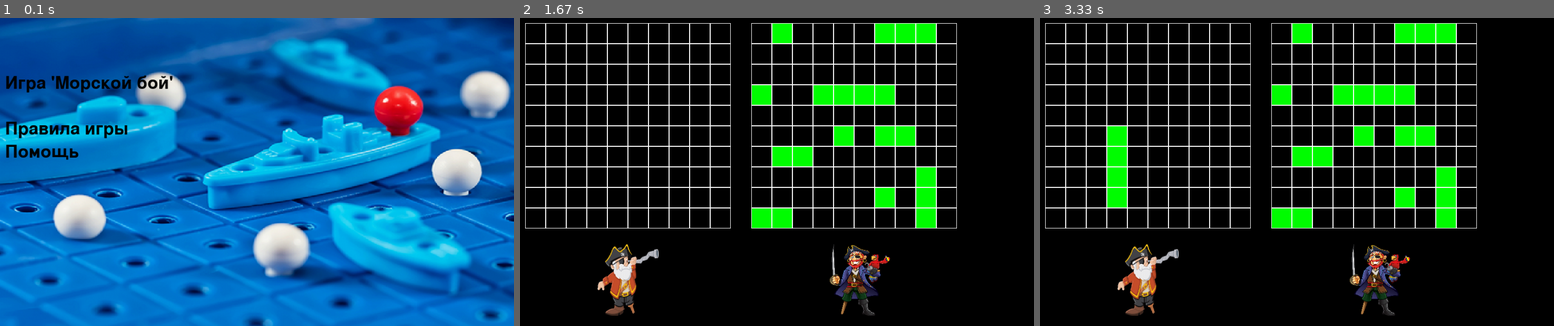
Above: before the commit, frames 1-3 (left to right).
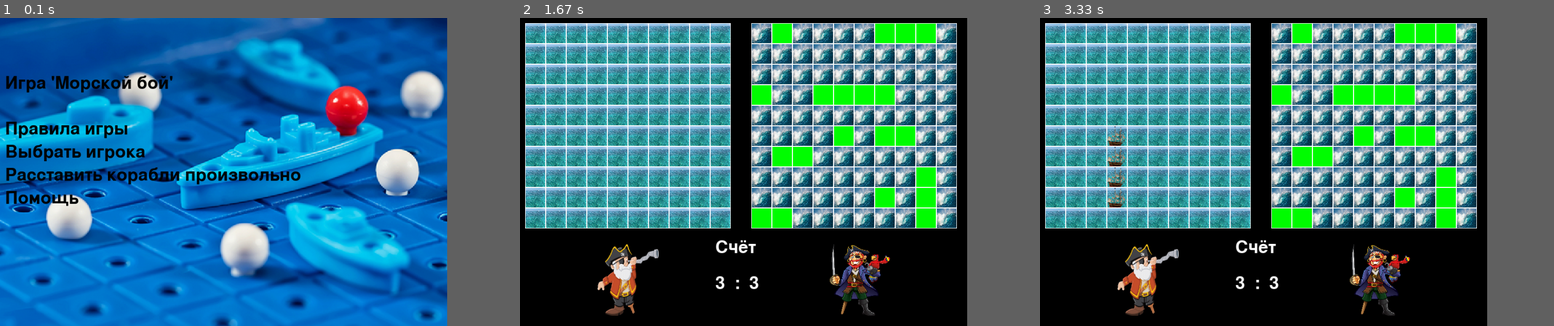
Above: after the commit, the same moments.

Repository: EkaterinaKopytina-Zhemchuzhnikova/pygame_project
Game: pygame game, started from board.py
Same seed, same stepped clock (60 frames per second), same inputs: the game is played once before the commit and once after it.
Inputs (mouse positions are in pixels of both pictures, inside the frame that each line leads up to):
- Up to frame 1 (0.1 s): no input
- Up to frame 2 (1.67 s): hold Right 0.33-0.8 s; tap 4 at 0.83 s
- Up to frame 3 (3.33 s): click (1266, 190) at 1.72 s; click (1127, 125) at 3.05 s
In our replay, the window is 900x540 before the commit and 783x540 after it. These sizes can differ from the game's own. Grey fills any space a smaller window leaves; there, only what the larger window draws over its background counts as a difference.

The runs differ from the first frame. In frame 1, 46% of the frame differs, in the area x 0-100%, y 0-100%; in frame 2, 43%; in frame 3, 43%.

Commit message:
с морем и выбором героев

Diff:
--- a/board.py
+++ b/board.py
@@ -2,9 +2,9 @@
 from random import randint, choice
 
 pygame.init()
-size = WIDTH, HEIGHT = 1000, 600
+size = WIDTH, HEIGHT = 870, 600
 screen = pygame.display.set_mode(size)
-
+HERO_LIST = ['my_pirat.png', 'prog_pirat.png']
 
 def terminate():
     pygame.quit()
@@ -32,9 +32,11 @@
     x, y = None, None
     intro_text = ["Игра 'Морской бой'", "",
                   "Правила игры",
+                  "Выбрать игрока",
+                  "Расставить корабли произвольно",
                   "Помощь"]
     menu_border = pygame.sprite.Group()
-
+    menu_hero = pygame.sprite.Group()
     fon = pygame.transform.scale(load_image('start screen.png'), (WIDTH, HEIGHT))
     screen.blit(fon, (0, 0))
     font = pygame.font.Font(None, 50)
@@ -62,11 +64,42 @@
                         elif index_in_nenu == 2:
                             readfile('data/Rules.txt')
                         elif index_in_nenu == 3:
+                            choose_hero(menu_hero)
+                        elif index_in_nenu == 4:
+                            pass
+                        elif index_in_nenu == 5:
                             readfile('data/Help.txt')
             elif event.type == pygame.KEYDOWN:
                 return
         pygame.display.flip()
 
+def choose_hero(hero):
+    global my_hero_image
+    screen.fill(pygame.Color("#4682B4"))
+    sign = 1
+    for img in HERO_LIST:
+        sprite_hero = pygame.sprite.Sprite()
+        sprite_hero.image = pygame.transform.scale(load_image(img, -1), (150, 200))
+        sprite_hero.rect = sprite_hero.image.get_rect()
+        hero.add(sprite_hero)
+        sprite_hero.rect.y = HEIGHT // 2 - sprite_hero.rect.h // 2
+    for spr in hero:
+        spr.rect.x = WIDTH // 2 - spr.rect.w // 2 + sign * 100
+        sign *= -1
+
+    while True:
+        for event in pygame.event.get():
+            if event.type == pygame.QUIT:
+                terminate()
+            elif event.type == pygame.KEYDOWN:
+                return
+            elif event.type == pygame.MOUSEBUTTONDOWN:
+                for spr in hero:
+                    if spr.rect.collidepoint(event.pos):
+                        index_in_nenu_hero = hero.sprites().index(spr)
+                        my_hero_image = HERO_LIST[index_in_nenu_hero]
+        hero.draw(screen)
+        pygame.display.flip()
 
 def readfile(filename):
     screen.fill(pygame.Color("#4682B4"))
@@ -98,6 +131,7 @@
         self.board = [[0] * width for _ in range(height)]
         # значения по умолчанию
         self.x_0, self.y_0, self.cell_size = 10, 10, 30
+
         self.cnt_single_decks = 4
         self.cnt_double_decks = 3
         self.cnt_three_deck = 2
@@ -110,33 +144,25 @@
         self.x_0 = x_0
         self.y_0 = y_0
         self.cell_size = cell_size
-
+        self.water, self.paluba = pygame.transform.scale(load_image('water2.jpg'),
+                                                         (self.cell_size, self.cell_size)), pygame.transform.scale(
+            load_image('one.png'), (self.cell_size, self.cell_size))
+        self.bomb = pygame.transform.scale(load_image('boom.png'),
+                                                         (self.cell_size - 3, self.cell_size - 3))
     def render(self):
-
         for y in range(self.height):
             for x in range(self.width):
+                screen.blit(self.water, (x * self.cell_size + self.x_0, y * self.cell_size + self.y_0))
                 if self.board[y][x] == 1:
-                    pygame.draw.rect(screen, pygame.Color('green'), (
-                        x * self.cell_size + self.x_0, y * self.cell_size + self.y_0, self.cell_size, self.cell_size))
+                    screen.blit(self.paluba, (x * self.cell_size + self.x_0, y * self.cell_size + self.y_0))
                 if self.board[y][x] == 2:
-                    pygame.draw.rect(screen, pygame.Color('green'), (
-                        x * self.cell_size + self.x_0, y * self.cell_size + self.y_0, self.cell_size, self.cell_size))
+                    screen.blit(self.paluba, (x * self.cell_size + self.x_0, y * self.cell_size + self.y_0))
                 if self.board[y][x] == 3:
-                    pygame.draw.rect(screen, pygame.Color('green'), (
-                        x * self.cell_size + self.x_0, y * self.cell_size + self.y_0, self.cell_size, self.cell_size))
+                    screen.blit(self.paluba, (x * self.cell_size + self.x_0, y * self.cell_size + self.y_0))
                 if self.board[y][x] == 4:
-                    pygame.draw.rect(screen, pygame.Color('green'), (
-                        x * self.cell_size + self.x_0, y * self.cell_size + self.y_0, self.cell_size, self.cell_size))
+                    screen.blit(self.paluba, (x * self.cell_size + self.x_0, y * self.cell_size + self.y_0))
                 if self.board[y][x] == -1:
-                    pygame.draw.line(screen, pygame.Color("red"),
-                                     (self.x_0 + x * self.cell_size + 2, self.y_0 + y * self.cell_size + 2),
-                                     (self.x_0 + x * self.cell_size - 2 + self.cell_size,
-                                      self.y_0 + y * self.cell_size - 2 + self.cell_size), 2)
-                    pygame.draw.line(screen, pygame.Color("red"),
-                                     (self.x_0 + x * self.cell_size + 2,
-                                      self.y_0 + y * self.cell_size + self.cell_size - 2),
-                                     (self.x_0 + x * self.cell_size - 2 + self.cell_size,
-                                      self.y_0 + y * self.cell_size + 2), 2)
+                    screen.blit(self.bomb, (x * self.cell_size + self.x_0, y * self.cell_size + self.y_0))
                 if self.board[y][x] == -2:
                     pygame.draw.rect(screen, pygame.Color('red'), (
                         x * self.cell_size + self.cell_size // 2 + self.x_0,
@@ -259,6 +285,7 @@
     def render(self):
         for y in range(self.height):
             for x in range(self.width):
+                screen.blit(self.water, (x * self.cell_size + self.left, y * self.cell_size + self.top))
                 if self.board[y][x] == 1:
                     pygame.draw.rect(screen, pygame.Color('green'), (
                         x * self.cell_size + self.left, y * self.cell_size + self.top, self.cell_size, self.cell_size))
@@ -274,15 +301,7 @@
                         x * self.cell_size + self.left, y * self.cell_size + self.top, self.cell_size, self.cell_size))
 
                 if self.board[y][x] == -1:
-                    pygame.draw.line(screen, pygame.Color("red"),
-                                     (self.left + x * self.cell_size + 2, self.top + y * self.cell_size + 2),
-                                     (self.left + x * self.cell_size - 2 + self.cell_size,
-                                      self.top + y * self.cell_size - 2 + self.cell_size), 2)
-                    pygame.draw.line(screen, pygame.Color("red"),
-                                     (self.left + x * self.cell_size + 2,
-                                      self.top + y * self.cell_size + self.cell_size - 2),
-                                     (self.left + x * self.cell_size - 2 + self.cell_size,
-                                      self.top + y * self.cell_size + 2), 2)
+                    screen.blit(self.bomb, (x * self.cell_size + self.left, y * self.cell_size + self.top))
                 if self.board[y][x] == -2:
                     pygame.draw.rect(screen, pygame.Color('red'), (
                         x * self.cell_size + self.cell_size // 2 + self.left,
@@ -296,6 +315,10 @@
         self.left = left
         self.top = top
         self.cell_size = cell_size
+        self.bomb = pygame.transform.scale(load_image('boom.png'),
+                                           (self.cell_size - 3, self.cell_size - 3))
+        self.water = pygame.transform.scale(load_image('water.jpg'),
+                                                         (self.cell_size, self.cell_size))
 
     def get_cell(self, mouse_pos):
         cell_x = (mouse_pos[0] - self.left) // self.cell_size
@@ -528,7 +551,19 @@
     for _ in range(baloon_count):
         Baloon(mess_rect)
 
+def total_play(my_total=3, enemy_total=3):
+    font = pygame.font.Font(None, 50)
+    text1 = font.render("Счёт", True, pygame.Color("white"))
+    text1_x, text1_y = 380, 430
+    text1_w, text1_h = text1.get_width(), text1.get_height()
+    text2 = font.render(f"{my_total}  :  {enemy_total}", True, pygame.Color("white"))
+    text2_x, text2_y = 380, 500
+    text2_w, text2_h = text2.get_width(), text2.get_height()
+    screen.blit(text1, (text1_x, text1_y))
+    screen.blit(text2, (text2_x, text2_y))
+
 # congradulations('people')
+my_hero_image = None
 start_screen()
 my_board = MyBoard(10, 10)
 my_board.set_view(10, 10, 40)
@@ -539,6 +574,7 @@
 one = two = three = four = right = None
 move = True
 can_arrange = True
+
 while running:
     for event in pygame.event.get():
         if event.type == pygame.QUIT:
@@ -563,10 +599,13 @@
                 one, two, three, four = False, False, False, True
 
     screen.fill((0, 0, 0))
-    fon1 = pygame.transform.scale(load_image('my_pirat.png'), (120, 140))
-    screen.blit(fon1, (150, 440))
-    fon2 = pygame.transform.scale(load_image('prog_pirat.png'), (120, 140))
-    screen.blit(fon2, (600, 440))
+    if my_hero_image:
+        screen.blit(pygame.transform.scale(load_image(my_hero_image), (120, 140)), (150, 440))
+        screen.blit(pygame.transform.scale(load_image(HERO_LIST[1 - HERO_LIST.index(my_hero_image)]), (120, 140)), (600, 440))
+    else:
+        screen.blit(pygame.transform.scale(load_image(HERO_LIST[0]), (120, 140)), (150, 440))
+        screen.blit(pygame.transform.scale(load_image(HERO_LIST[1]), (120, 140)), (600, 440))
+    total_play()
     my_board.render()
     en_board.render()
     pygame.display.flip()
Binary file added: data/boom.png
Binary file added: data/one.jpg
Binary file added: data/one.png
Binary file added: data/water.jpg
Binary file added: data/water2.jpg
